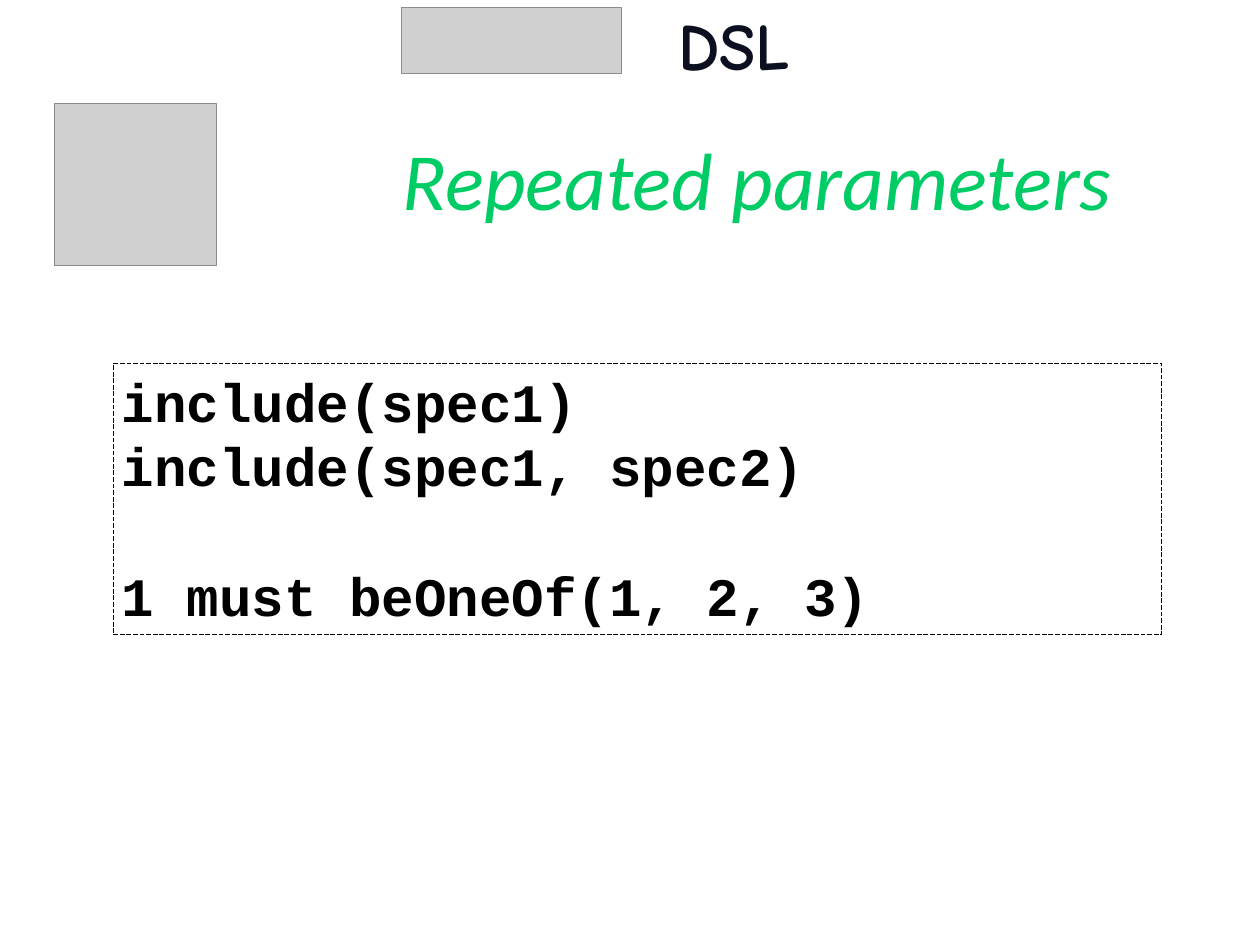
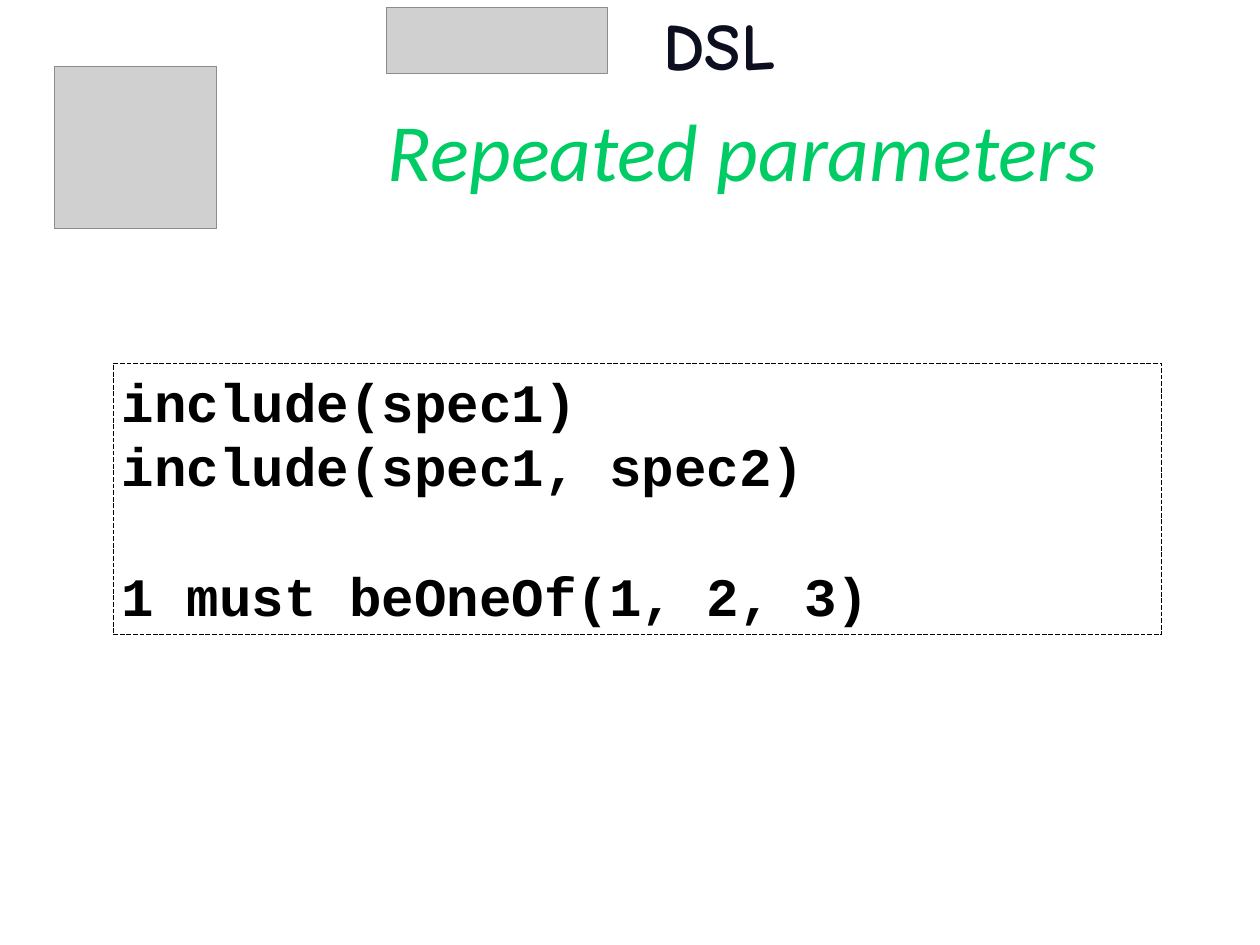
Before and after one commit to etorreborre/oscon-2010, a slide deck: slide 40 of src/main/resources/oscon_2010_specs.pptx. Drawn at 1260x945 pixels with LibreOffice and Linux fonts; fonts in the diff are those of the drawing; grey boxes stand for pictures; background and template pictures are left out. Boxes give left, top, right and bottom in pixels: in the first picture for what was removed or moved away, otherwise in the second. Text is boxed around its words. In the diff, an @@ line names an element or a change of style, - is before the commit and + after.

```diff
--- a/src/main/resources/oscon_2010_specs.pptx
+++ b/src/main/resources/oscon_2010_specs.pptx
@@ title "DSL": place and size @@
-title "DSL" at box(678, 25, 790, 71)
+title "DSL" at box(663, 25, 775, 71)
@@ picture: place and size @@
-picture at box(401, 7, 622, 73)
+picture at box(386, 7, 607, 73)
@@ picture: place and size @@
-picture at box(54, 104, 216, 266)
+picture at box(54, 66, 216, 229)
@@ text "Repeated parameters": place and size @@
-text "Repeated parameters" at box(403, 153, 1111, 223)
+text "Repeated parameters" at box(388, 124, 1097, 194)
```
Also in this commit, not shown: 47 other slides changed, 1 slide removed.
